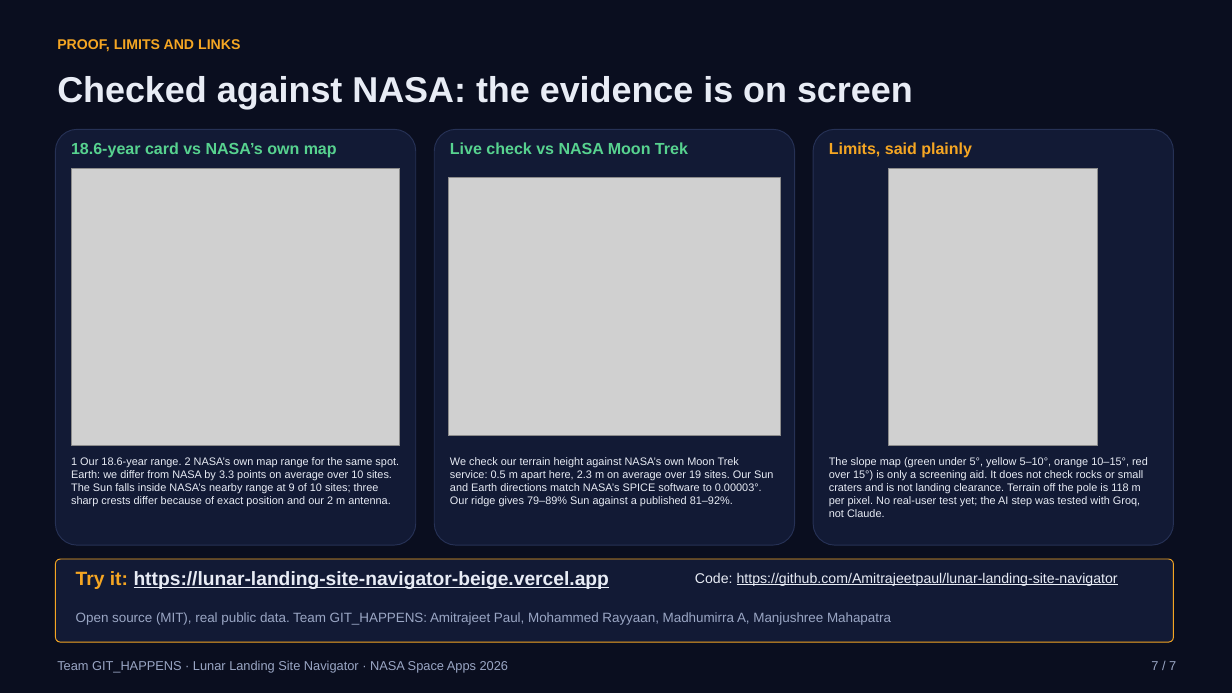
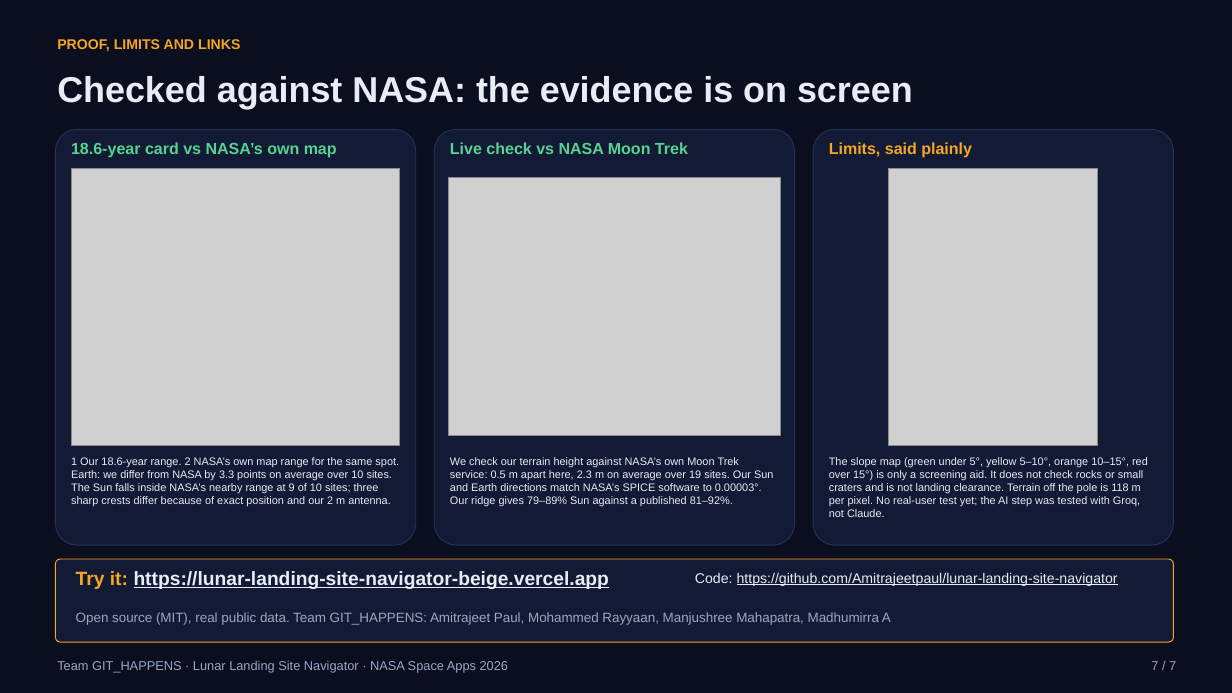
Before and after one commit to Amitrajeetpaul/lunar-landing-site-navigator, a slide deck: slide 7 of docs/GIT_7_SLIDE_PPT.pptx. Drawn at 1232x693 pixels with LibreOffice and Linux fonts; fonts in the diff are those of the drawing; grey boxes stand for pictures. Boxes give left, top, right and bottom in pixels: in the first picture for what was removed or moved away, otherwise in the second. Text is boxed around its words. In the diff, an @@ line names an element or a change of style, - is before the commit and + after.

```diff
--- a/docs/GIT_7_SLIDE_PPT.pptx
+++ b/docs/GIT_7_SLIDE_PPT.pptx
@@ text at [76, 612, 891, 625]: text changed @@
-Open source (MIT), real public data. Team GIT_HAPPENS: Amitrajeet Paul, Mohammed Rayyaan, Madhumirra A, Manjushree Mahapatra
+Open source (MIT), real public data. Team GIT_HAPPENS: Amitrajeet Paul, Mohammed Rayyaan, Manjushree Mahapatra, Madhumirra A
```
Also in this commit, not shown: 1 other slide changed, 1 other file.
